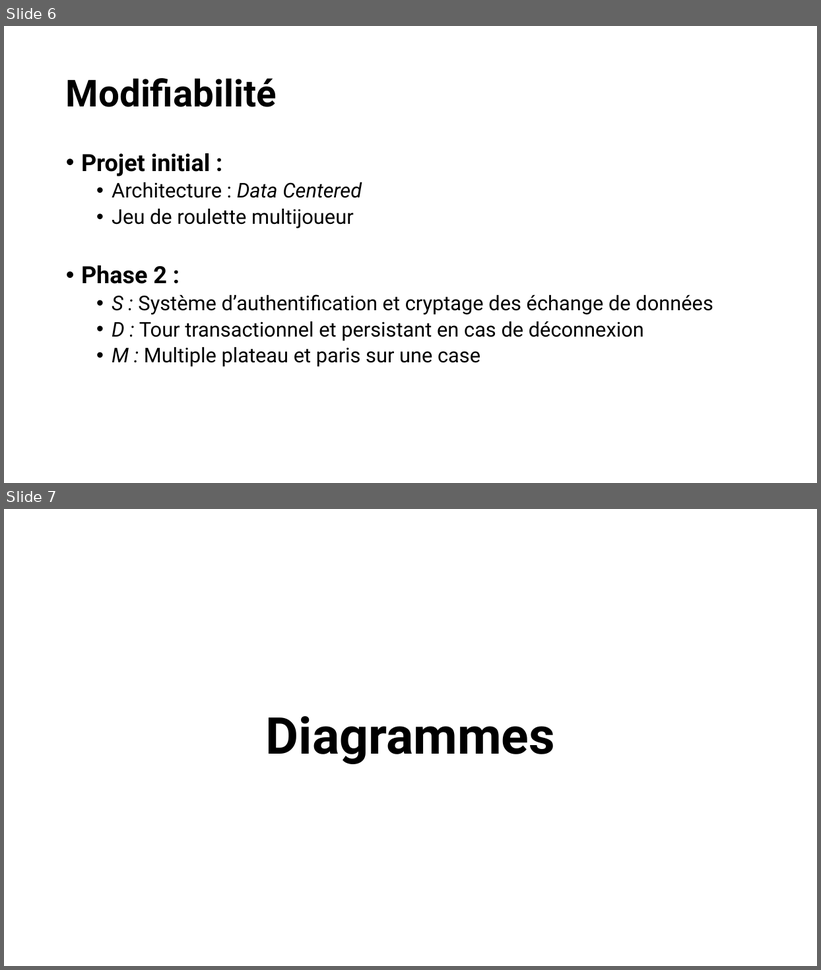
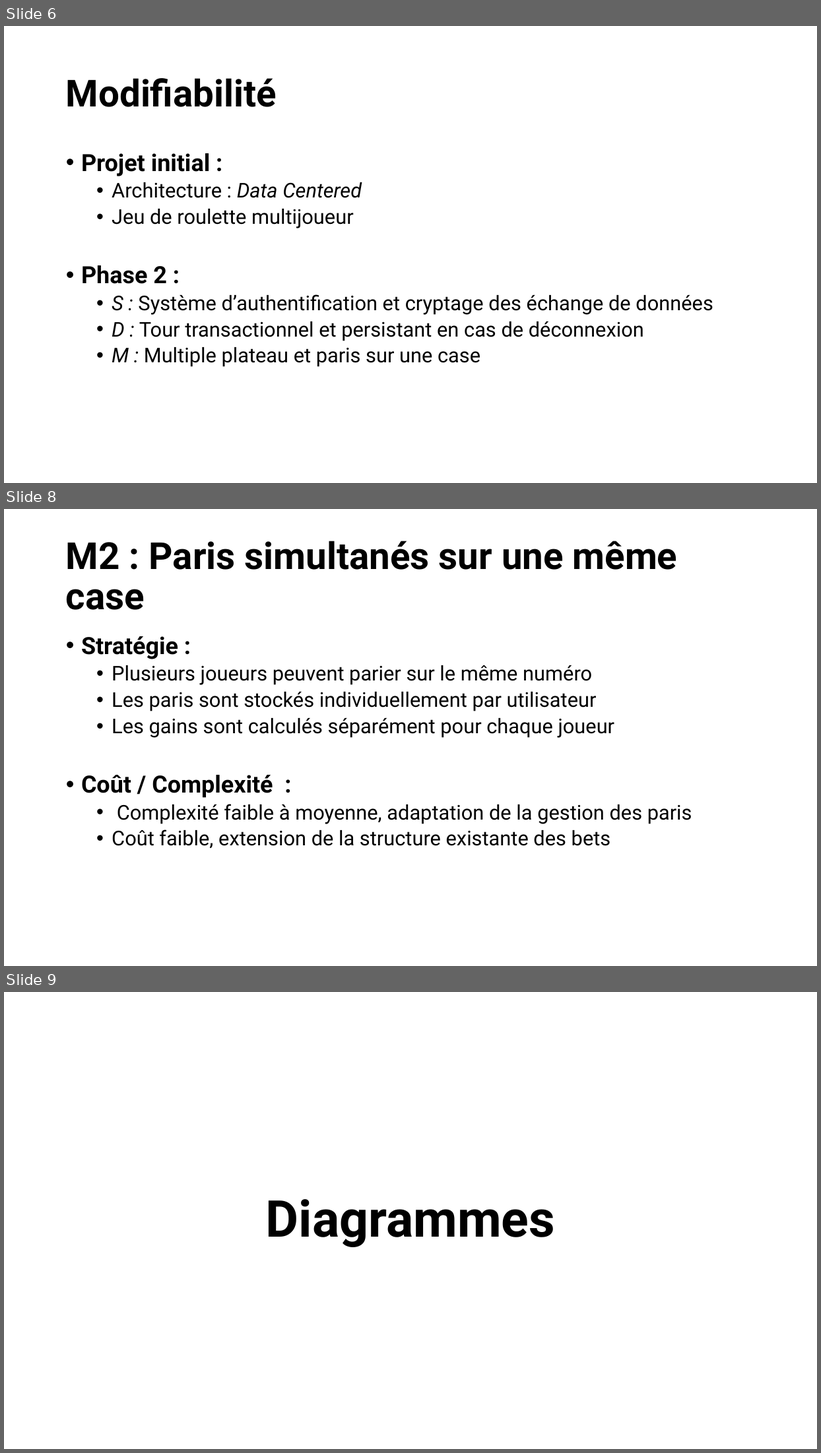
Before and after one commit to RobinSteiger/ASAD, a slide deck: doc/presentation.pptx. Shown one above the other, each under a label of ours: slides 6 and 7 before the commit, slides 6, 8 and 9 after it; the slides between them are not shown. The pictures are 821x970 and 821x1453 pixels, drawn with LibreOffice and Linux fonts; fonts in the diff are those of the drawing. Boxes give left, top, right and bottom in pixels: in the first picture for what was removed or moved away, otherwise in the second. Text is boxed around its words. In the diff, an @@ line names an element or a change of style, - is before the commit and + after.

```diff
--- a/doc/presentation.pptx
+++ b/doc/presentation.pptx
@@ slide 8 added at (4, 509, 817, 966), background #FFFFFF @@
@@ title added at (66, 541, 678, 610), 44 pt, text #000000, bold @@
+M2 : Paris simultanés sur une même case
@@ text added at (81, 636, 692, 848), 24 pt, text #000000 @@
+• Stratégie :
+  • Plusieurs joueurs peuvent parier sur le même numéro
+  • Les paris sont stockés individuellement par utilisateur
+  • Les gains sont calculés séparément pour chaque joueur
+• Coût / Complexité :
+  • Complexité faible à moyenne, adaptation de la gestion des paris
+  • Coût faible, extension de la structure existante des bets
@@ what was slide 7 is now slide 9 @@
```
Also in this commit, not shown: 1 other slide added, 1 other file.
